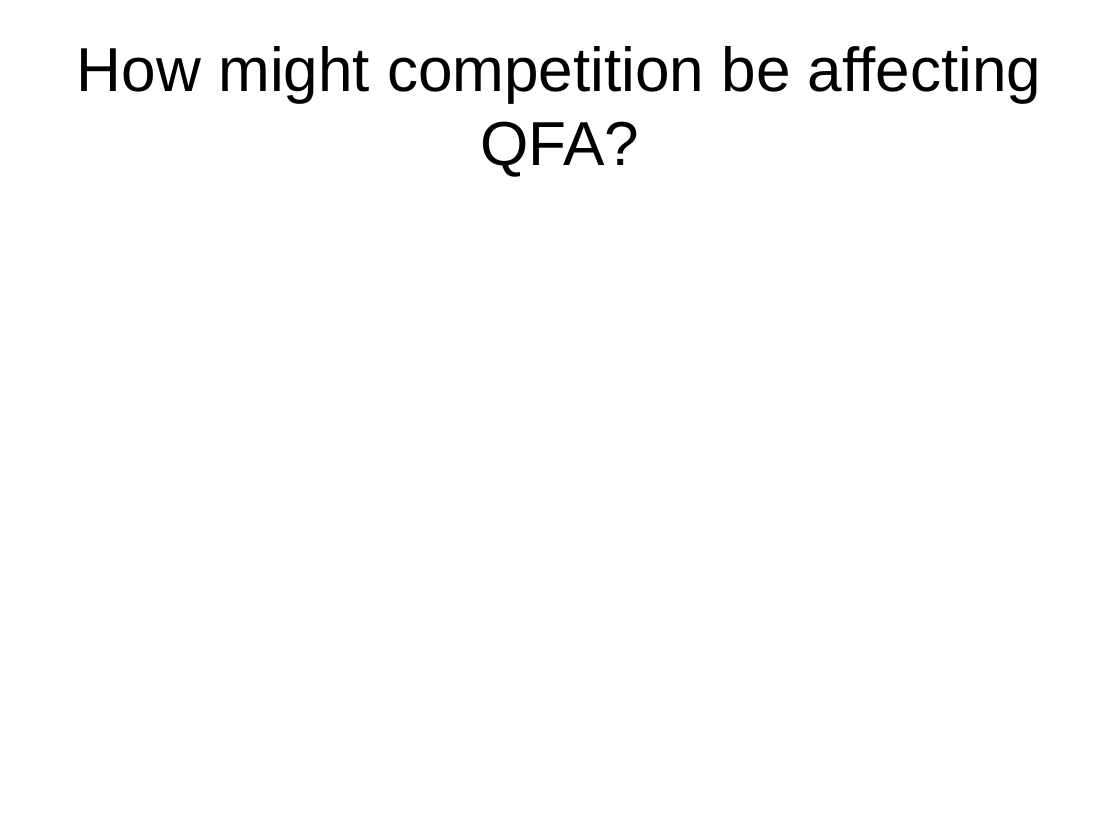
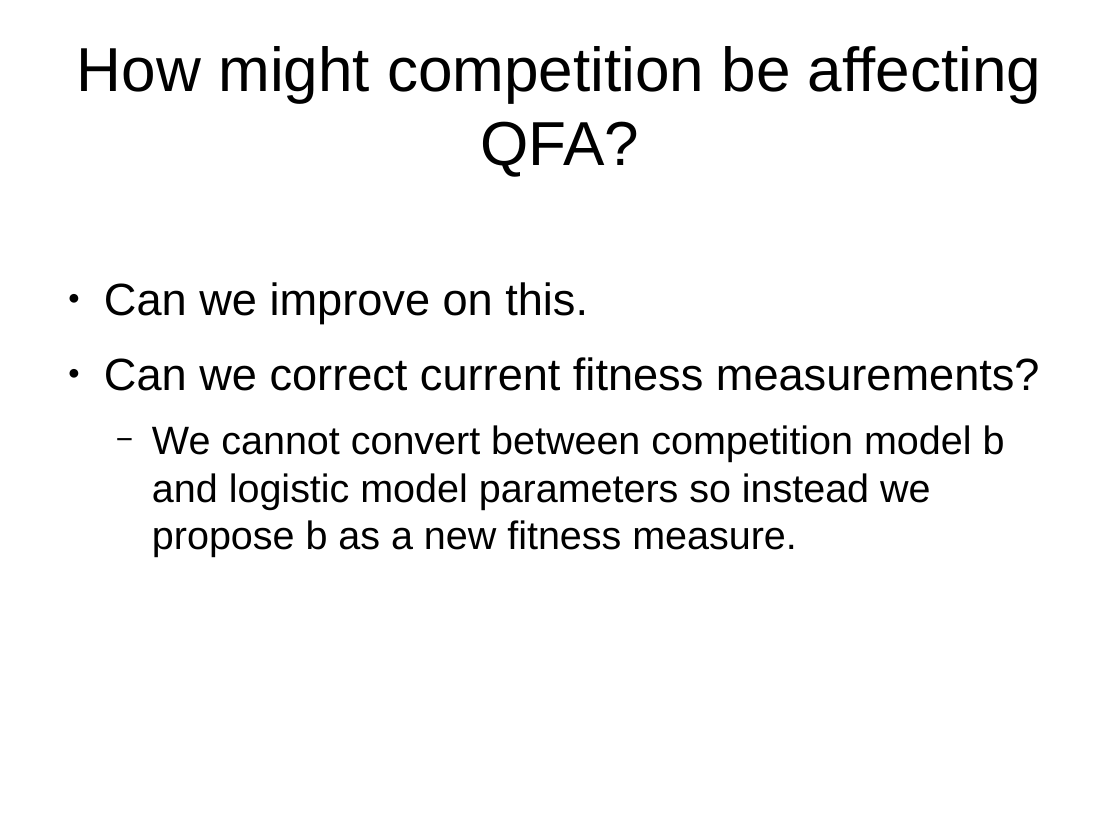
Before and after one commit to lwlss/CANS, a slide deck: slide 2 of docs/lab_meeting_presentation/cans_presentation.odp. Drawn at 1120x840 pixels with LibreOffice and Linux fonts; fonts in the diff are those of the drawing. Boxes give left, top, right and bottom in pixels: in the first picture for what was removed or moved away, otherwise in the second. Text is boxed around its words. In the diff, an @@ line names an element or a change of style, - is before the commit and + after.

Commit message:
Gather and edit past presentation

```diff
--- a/docs/lab_meeting_presentation/cans_presentation.odp
+++ b/docs/lab_meeting_presentation/cans_presentation.odp
@@ text added at [104,282,1040,557], 28 pt, text #000000 @@
+● Can we improve on this.
+● Can we correct current fitness measurements?
+  − We cannot convert between competition model b and logistic model parameters so instead we propose b as a new fitness measure.
```
Also in this commit, not shown: 2 other files.
